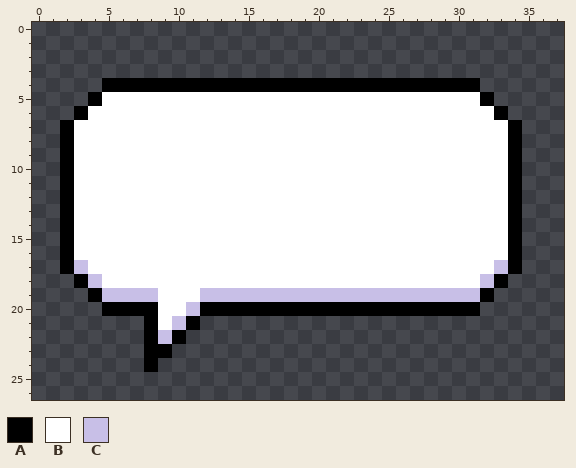
A pixel-art sprite gets an edit: Reclaimer/Assets/Graphics/Dialogue/pixel dialogue box.png. This is how it looked before the edit.
The file is 38x27 pixels.
Palette (. is transparent): A #000000  B #ffffff  C #c8bfe7
And afterwards:
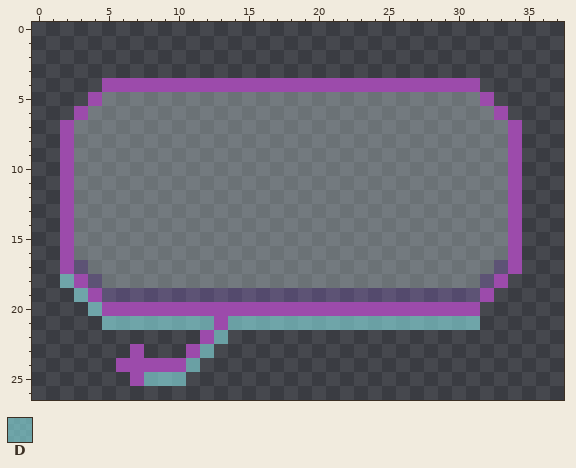
Colours new in this view: D #92f4f78a
The exact change:
Colour A changes from #000000 to #9c4bab.
Colour B changes from #ffffff to #ebffff46.
Colour C changes from #c8bfe7 to #8f6acc4f.
Colour A now appears in row 21 at x 13; in row 22 at x 12; in row 23 at x 7 and 11; in row 24 at x 6 to 7 and 9 to 10; in row 25 at x 7.
The author changed colour B to colour A in row 20 at x 9 to 10.
The author changed colour C to colour A in row 20 at x 11.
The author changed colour B to colour C in row 19 at x 9 to 11.
Colour D now appears in row 18 at x 2; in row 19 at x 3; in row 20 at x 4; in row 21 at x 5 to 7, 12 and 14 to 31; in row 22 at x 13; in row 23 at x 12.
Colour D now appears in row 24 at x 11; in row 25 at x 8 to 10.
The author changed colour A to colour D in row 21 at x 8 and 11.
The author changed colour B to colour D in row 21 at x 9.
The author changed colour C to colour D in row 21 at x 10.
The edit erases colour A in row 22 at x 8 and 10; in row 23 at x 8 to 9.
The edit erases colour C in row 22 at x 9.
Where, in picture pixels (left, top, right, bottom), the same in both pictures:
changed: (60, 78, 522, 386)
